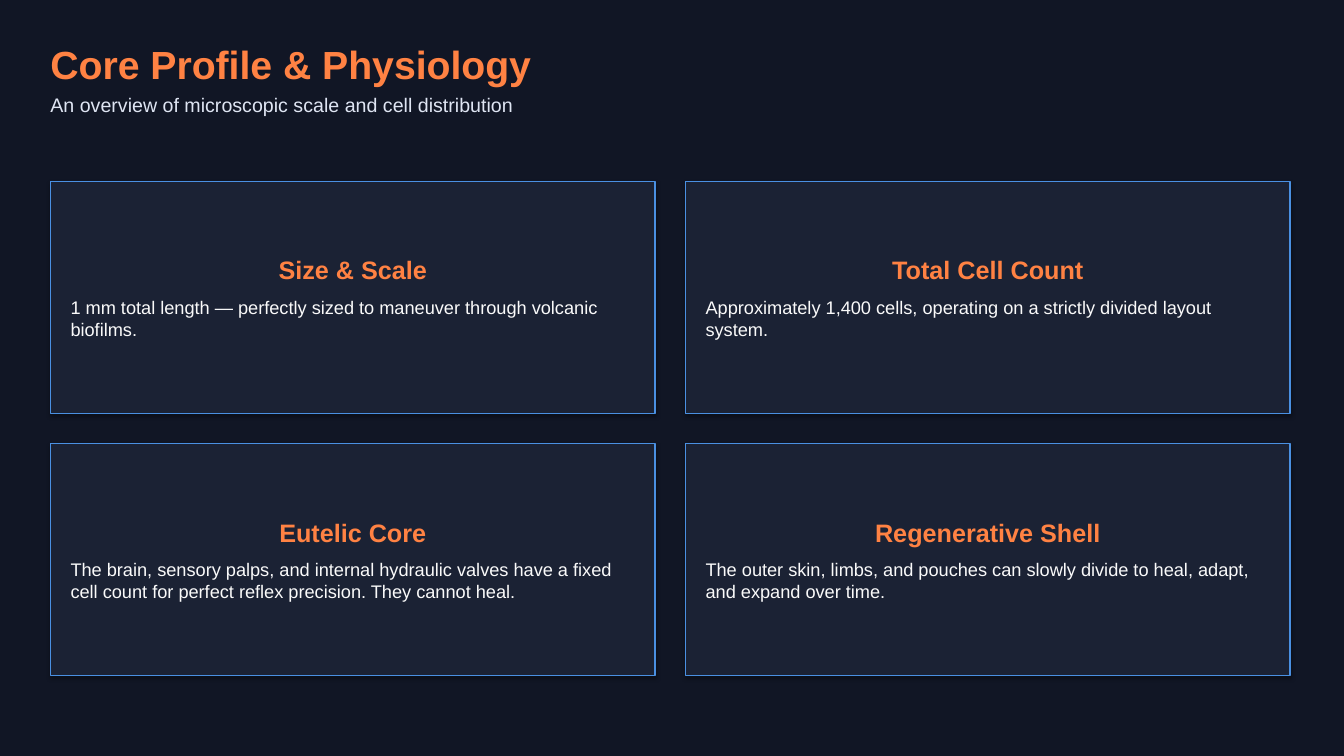
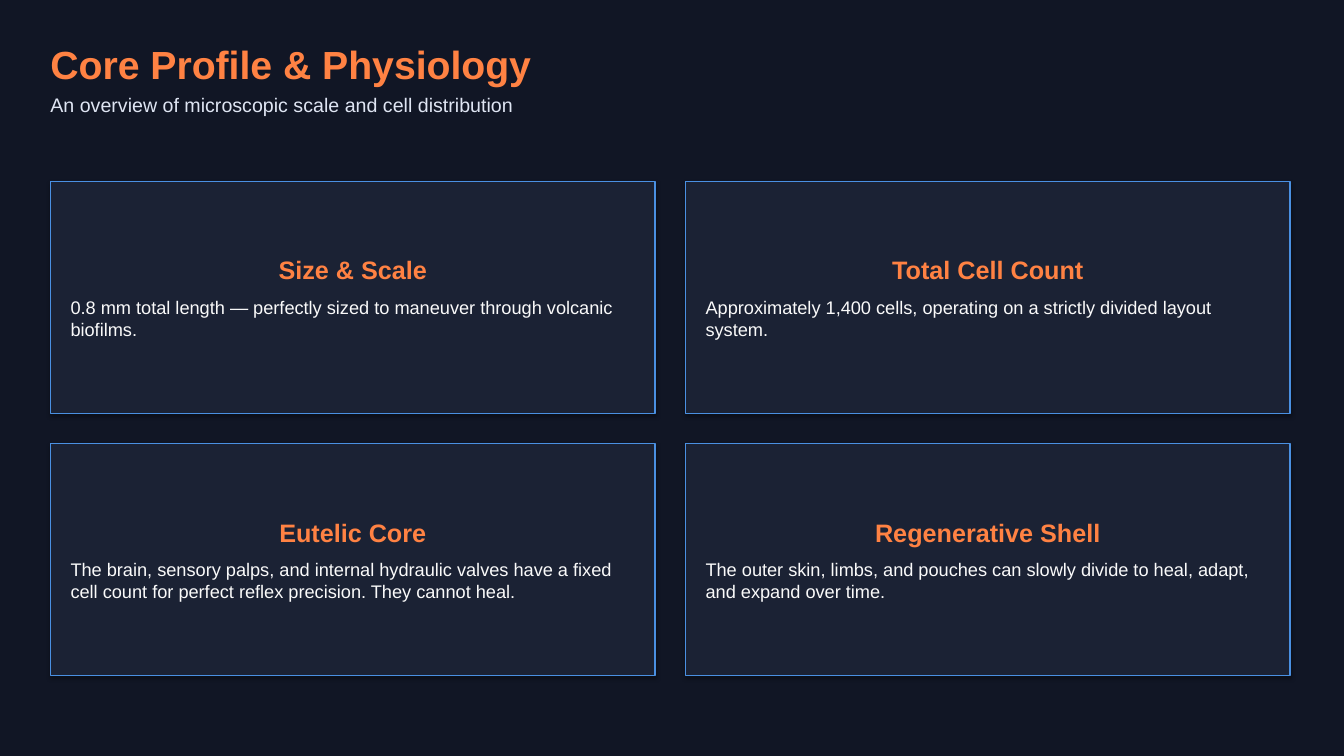
Before and after one commit to theodore-cottenier/monsters_and_microbes, a slide deck: slide 2 of Hydrosaltator_amictus_Presentation.pptx. Drawn at 1344x756 pixels with LibreOffice and Linux fonts; fonts in the diff are those of the drawing. Boxes give left, top, right and bottom in pixels: in the first picture for what was removed or moved away, otherwise in the second. Text is boxed around its words. In the diff, an @@ line names an element or a change of style, - is before the commit and + after.

```diff
--- a/Hydrosaltator_amictus_Presentation.pptx
+++ b/Hydrosaltator_amictus_Presentation.pptx
@@ text in rectangle at <box>71,300,613,336</box>: text changed @@
-1 mm total length — perfectly sized to maneuver through volcanic biofilms.
+0.8 mm total length — perfectly sized to maneuver through volcanic biofilms.
```
Also in this commit, not shown: 1 other slide changed, 5 other files.
